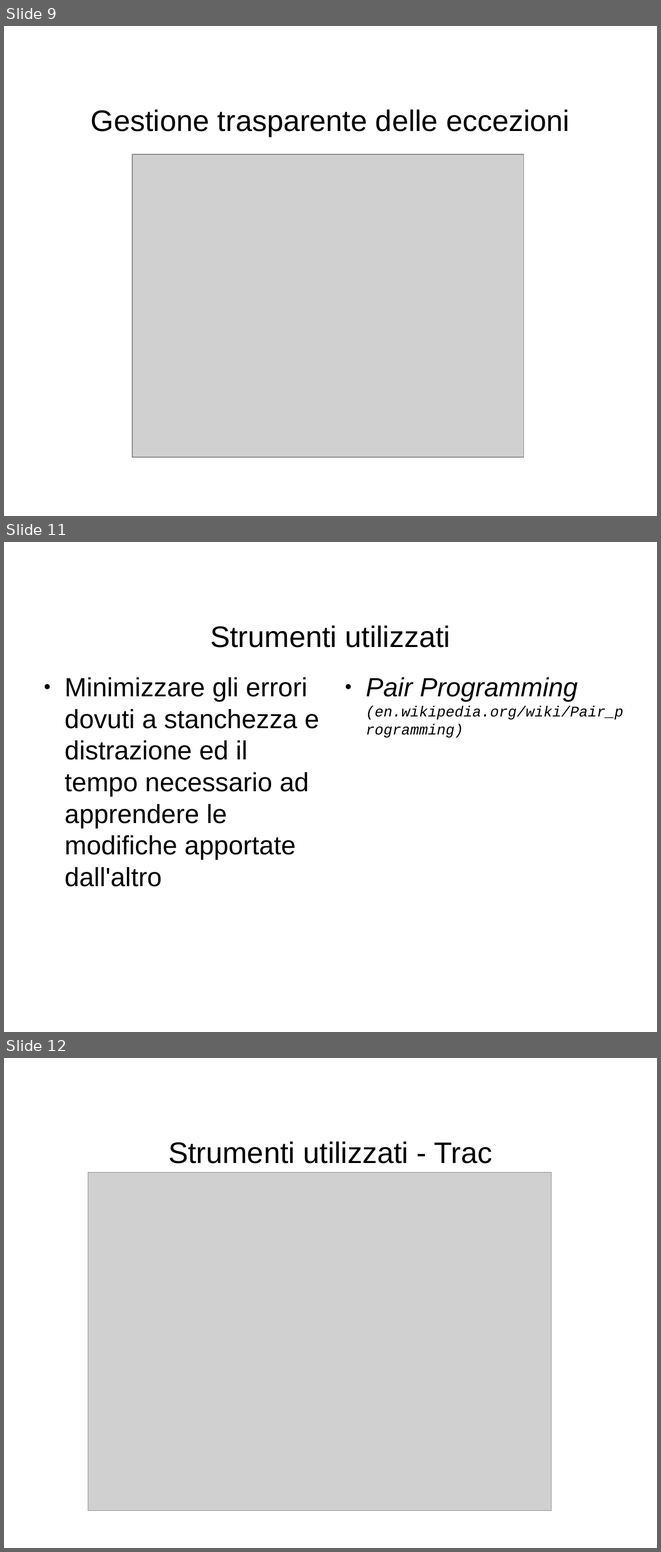
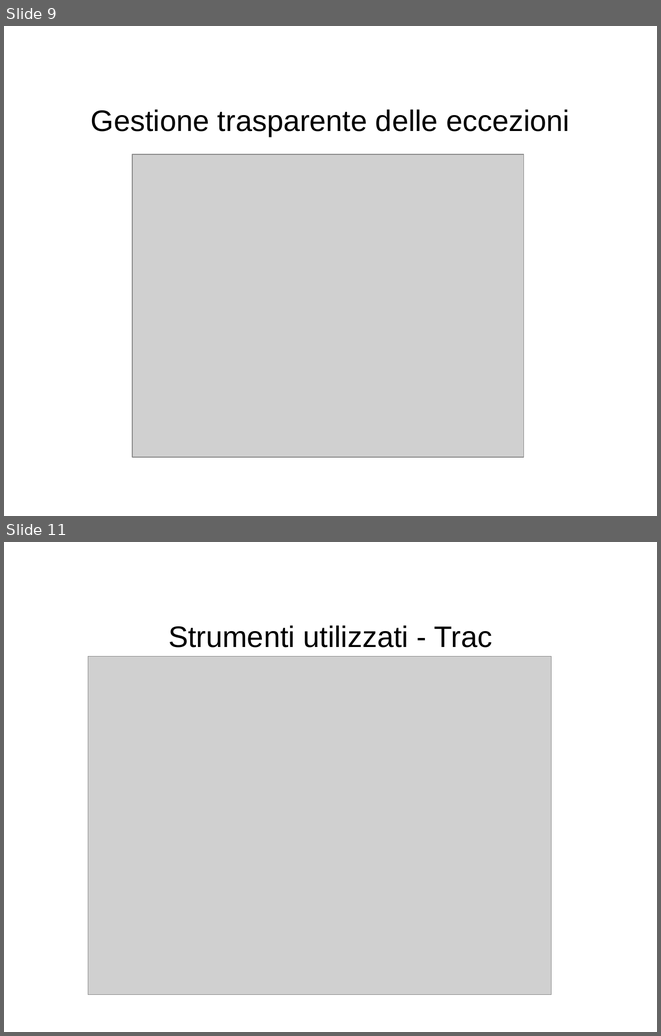
Before and after one commit to nolith/CaptureMJPEG, a slide deck: docs/presentazione.odp. Shown one above the other, each under a label of ours: slides 9, 11 and 12 before the commit, slides 9 and 11 after it; the slides between them are not shown. The pictures are 661x1552 and 661x1036 pixels, drawn with LibreOffice and Linux fonts; fonts in the diff are those of the drawing; grey boxes stand for pictures; background and template pictures are left out. Boxes give left, top, right and bottom in pixels: in the first picture for what was removed or moved away, otherwise in the second. Text is boxed around its words. In the diff, an @@ line names an element or a change of style, - is before the commit and + after.

```diff
--- a/docs/presentazione.odp
+++ b/docs/presentazione.odp
@@ slide 11 removed at (x1=4, y1=542, x2=657, y2=1032), background #FFFFFF @@
@@ title removed at (x1=210, y1=625, x2=451, y2=647) @@
-Strumenti utilizzati
@@ text removed at (x1=64, y1=677, x2=319, y2=886) @@
-● Minimizzare gli errori dovuti a stanchezza e distrazione ed il tempo necessario ad apprendere le modifiche apportate dall'altro
@@ text removed at (x1=366, y1=677, x2=624, y2=720) @@
-● Pair Programming (en.wikipedia.org/wiki/Pair_programming)
@@ what was slide 12 is now slide 11 @@
```
Also in this commit, not shown: 1 slide changed.
